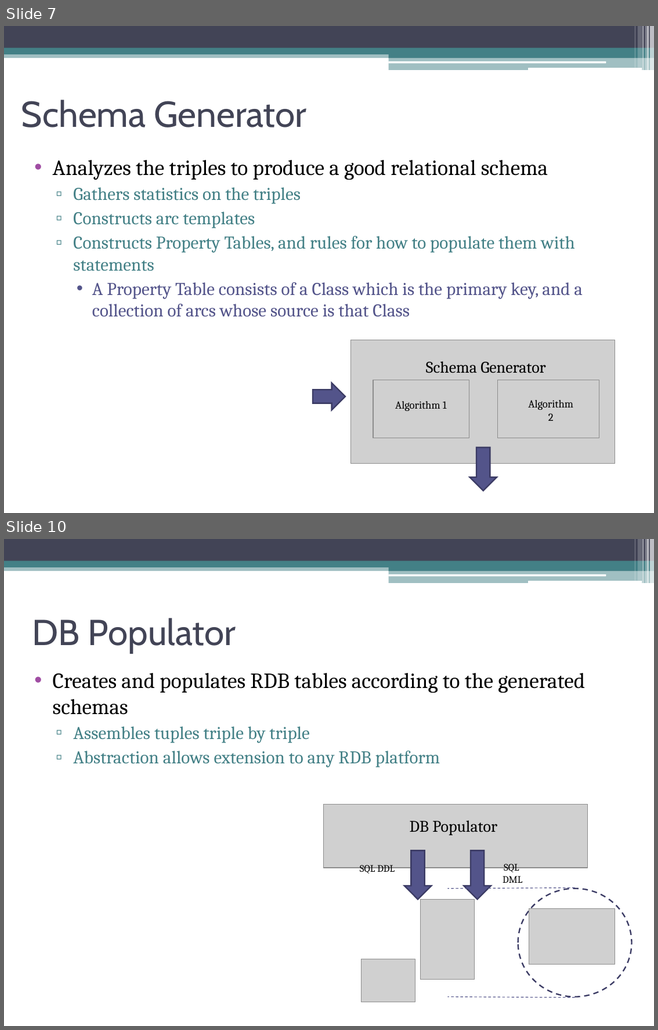
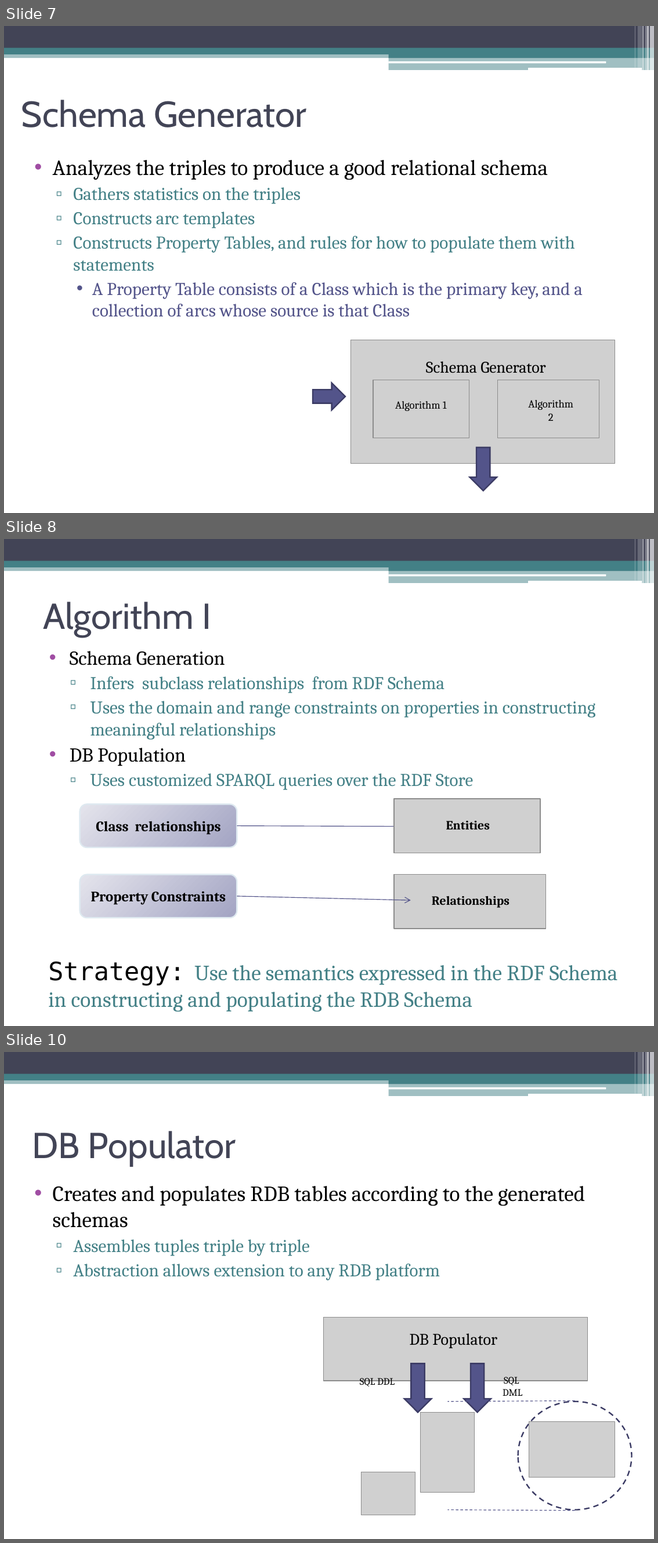
Before and after one commit to oshanis/r-store, a slide deck: docs/R_Store.ppt. Shown one above the other, each under a label of ours: slides 7 and 10 before the commit, slides 7, 8 and 10 after it; the slides between them are not shown. The pictures are 658x1030 and 658x1543 pixels, drawn with LibreOffice and Linux fonts; fonts in the diff are those of the drawing; grey boxes stand for pictures. Boxes give left, top, right and bottom in pixels: in the first picture for what was removed or moved away, otherwise in the second. Text is boxed around its words. In the diff, an @@ line names an element or a change of style, - is before the commit and + after.

Commit message:
Algorithm 1 slide

```diff
--- a/docs/R_Store.ppt
+++ b/docs/R_Store.ppt
@@ slide 8 added at box(4, 539, 654, 1026), background #FFFFFF; not listed: 13 template elements that a slide beside it also shows @@
@@ title added at box(43, 602, 211, 637), 40 pt, text #424456 @@
+Algorithm I
@@ text added at box(70, 651, 596, 790), 20 pt, text #438086 @@
+• Schema Generation
+  ▫ Infers subclass relationships from RDF Schema
+  ▫ Uses the domain and range constraints on properties in constructing meaningful relationships
+• DB Population
+  ▫ Uses customized SPARQL queries over the RDF Store
@@ picture added at box(394, 799, 540, 853) @@
@@ rounded rectangle added at box(80, 804, 237, 848), fill gradient #A3A4C3 to #E4E4EC, outline #DEE9F0 1.5 pt, 16 pt, text #000000, bold @@
+Class relationships
@@ arrow added from (237, 826) to (405, 827), #53548A 0.74 pt @@
@@ text added at box(446, 821, 490, 830), 14 pt, text #000000, bold @@
+Entities
@@ rounded rectangle added at box(80, 875, 237, 918), fill gradient #A3A4C3 to #E4E4EC, outline #DEE9F0 1.5 pt, 16 pt, text #000000, bold @@
+Property Constraints
@@ picture added at box(394, 875, 545, 929) @@
@@ arrow added from (237, 896) to (411, 900), #53548A 0.74 pt @@
@@ text added at box(431, 896, 509, 908), 14 pt, text #000000, bold @@
+Relationships
@@ text added at box(48, 961, 618, 1012), 24 pt, text #438086 @@
+Strategy: Use the semantics expressed in the RDF Schema in constructing and populating the RDB Schema
```
Also in this commit, not shown: 1 slide changed, 1 slide removed.
